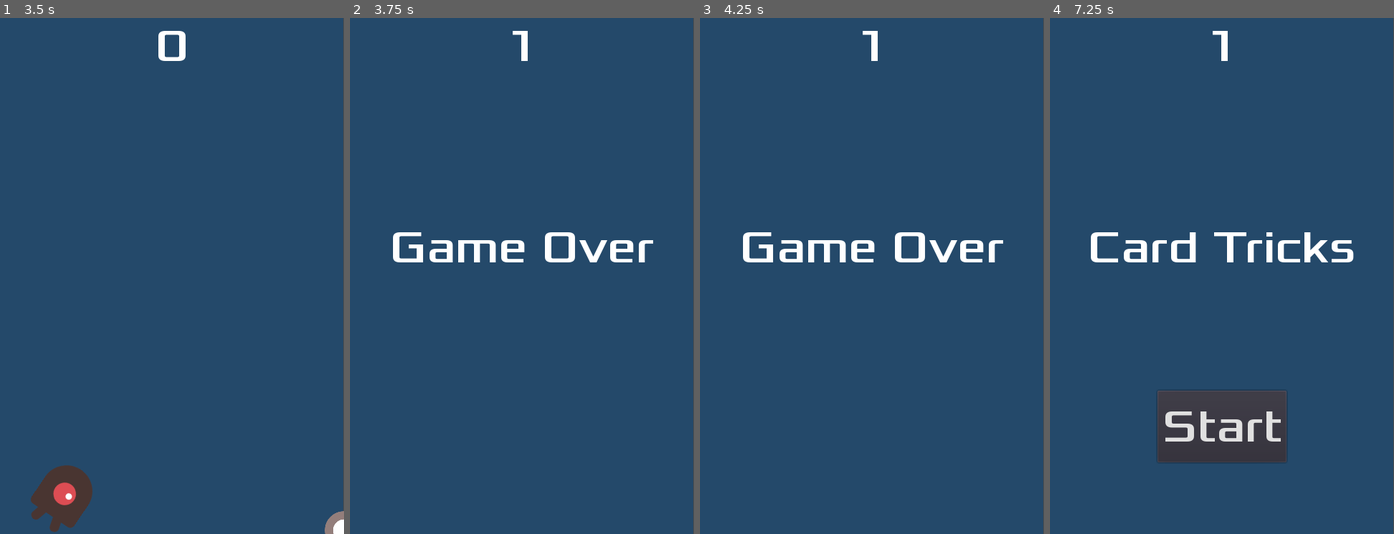
Above: before the commit, frames 1-4 (left to right).
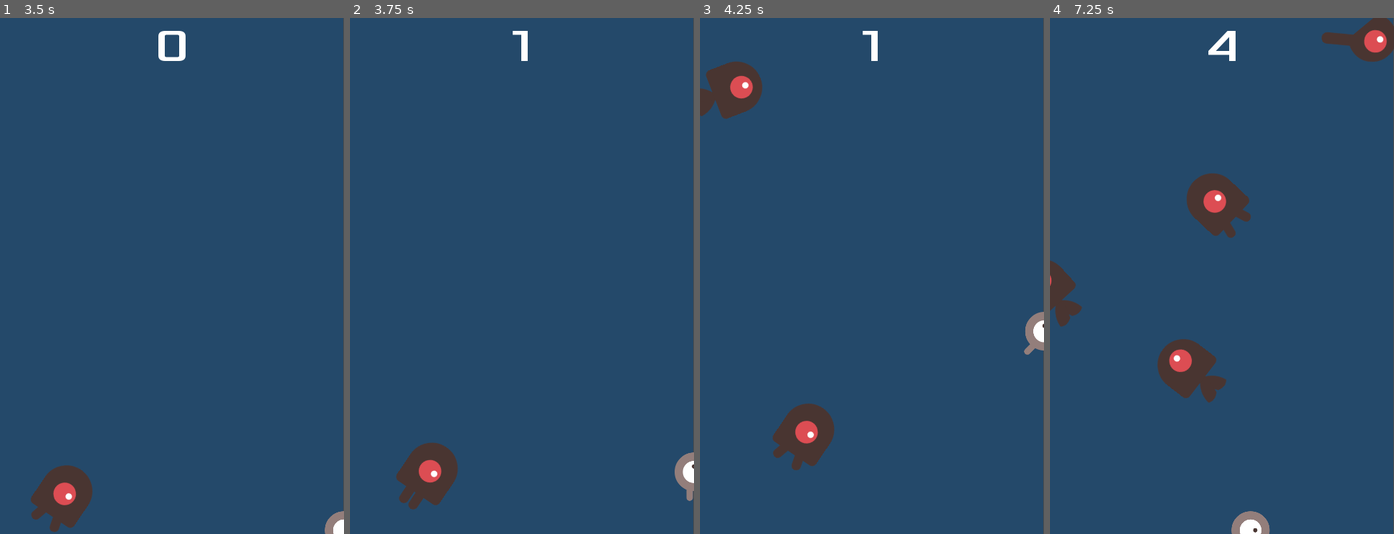
Above: after the commit, the same moments.

Repository: brazenchessplayr/card_tricks
Game: Godot game, scene res://Main.tscn
Same seed, same stepped clock (60 frames per second), same inputs: the game is played once before the commit and once after it.
Inputs:
- Up to frame 1 (3.5 s): click "Start" at 0.5 s; tap Enter at 1.25 s; hold Right (ui_right) 1.28-2.03 s; hold Down (ui_down) 2.03-2.78 s; hold Right (ui_right) from 2.78 s (still down)
- Up to frame 2 (3.75 s): release Right (ui_right) at 3.53 s; hold Up (ui_up) from 3.53 s (still down)
- Up to frame 3 (4.25 s): keep holding Up (ui_up)
- Up to frame 4 (7.25 s): release Up (ui_up) at 4.28 s; hold Left (ui_left) 4.28-5.78 s; hold Down (ui_down) 5.78-6.53 s; hold Right (ui_right) from 6.53 s (still down)

Frame 1 is identical in both runs. In frame 2, 3.7% of the frame differs, in the area x 12-100%, y 41-96%; in frame 3, 5.1%; in frame 4, 12%, in the area x 0-100%, y 0-100%.

Commit message:
hides mob when player touches it

Diff:
--- a/Mob.gd
+++ b/Mob.gd
@@ -5,9 +5,15 @@
 
 
 func _ready():
+	print_debug("mob ready")
 	var mob_types = $AnimatedSprite.frames.get_animation_names()
 	$AnimatedSprite.animation = mob_types[randi() % mob_types.size()]
 
 
 func _on_VisibilityNotifier2D_screen_exited():
 	queue_free()
+
+
+func hide_mob(body):
+	print_debug("hiding mob!!!")
+	hide()
--- a/Mob.tscn
+++ b/Mob.tscn
@@ -15,25 +15,29 @@
 "name": "fly",
 "speed": 3.0
 }, {
+"frames": [ ExtResource( 3 ), ExtResource( 2 ) ],
+"loop": true,
+"name": "walk",
+"speed": 3.0
+}, {
 "frames": [ ExtResource( 4 ), ExtResource( 1 ) ],
 "loop": true,
 "name": "swim",
 "speed": 3.0
-}, {
-"frames": [ ExtResource( 3 ), ExtResource( 2 ) ],
-"loop": true,
-"name": "walk",
-"speed": 3.0
 } ]
 
 [sub_resource type="CapsuleShape2D" id=2]
-radius = 35.7915
+radius = 35.7928
+height = 28.2657
 
 [node name="Mob" type="RigidBody2D" groups=[
 "mobs",
 ]]
+position = Vector2( -0.353546, -1.41422 )
 collision_mask = 0
 gravity_scale = 0.0
+contacts_reported = 1
+contact_monitor = true
 script = ExtResource( 7 )
 __meta__ = {
 "_edit_group_": true
@@ -51,4 +55,5 @@
 
 [node name="VisibilityNotifier2D" type="VisibilityNotifier2D" parent="."]
 
+[connection signal="body_entered" from="." to="." method="hide_mob"]
 [connection signal="screen_exited" from="VisibilityNotifier2D" to="." method="_on_VisibilityNotifier2D_screen_exited"]
--- a/Player.gd
+++ b/Player.gd
@@ -1,4 +1,4 @@
-extends Area2D
+extends KinematicBody2D
 
 signal got_hit
 
--- a/Player.tscn
+++ b/Player.tscn
@@ -23,7 +23,7 @@
 radius = 27.5526
 height = 13.2269
 
-[node name="Player" type="Area2D"]
+[node name="Player" type="KinematicBody2D"]
 script = ExtResource( 5 )
 
 [node name="AnimatedSprite" type="AnimatedSprite" parent="."]
@@ -33,5 +33,3 @@
 
 [node name="CollisionShape2D" type="CollisionShape2D" parent="."]
 shape = SubResource( 2 )
-
-[connection signal="body_entered" from="." to="." method="_on_Player_body_entered"]
